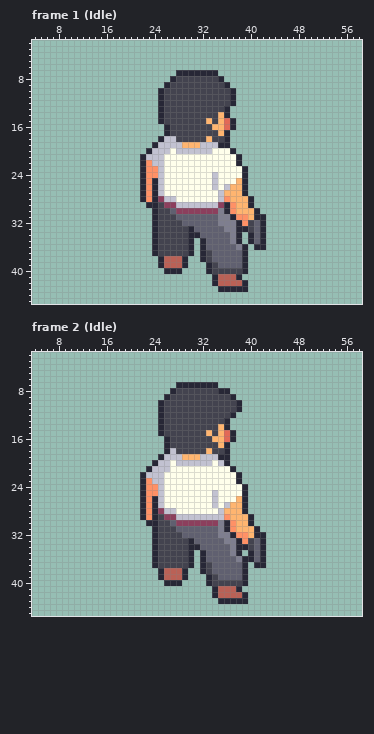
One commit to this pixel-art file: ASSETS_AND_ASSEPRITE_FILES/Characters/surjo.aseprite. The picture above was drawn from the file before the commit.
64x64 pixels, 26 frames. Shown: frame 1 (Idle): x 4..58, y 2..45; frame 2 (Idle): x 4..58, y 2..45. The commit also changed other frames, which this record leaves out.
Once edited:
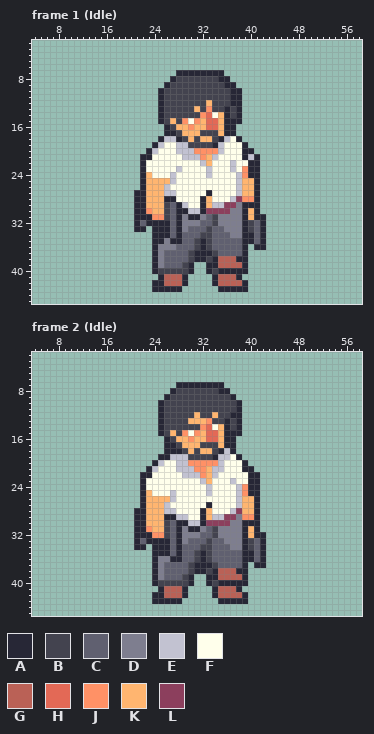
Palette (. is transparent): A #272736  B #43434f  C #606070  D #7e7e8f  E #c2c2d1  F #ffffeb  G #ba6156  H #e36956  J #ff9166  K #ffb570  L #8c3f5d
Change:
layer "Layer 4" now shown
layer "Layer 3" now shown
layer "Layer 1" now shown
Changed rows in their new state; - is an unchanged pixel.
Frame 1 (Idle), layers "Layer 1", "Layer 3", "Layer 4":
first column x 21:
 7 --------------A------
 8 ---------------A-----
 9 ----------------A----
10 -----------------A---
11 -----------------A---
12 ------------K----A---
13 ----------K-J---BA---
14 -----------JHF--BA---
15 ------K-JFJKHH-A-A---
16 -------KKJKKHH-A-----
17 ------A-KKK-----A----
18 -------A-K-K--AEFA---
19 -----FF-EBBBBAEFFFA--
20 ----FF----JJJJE-FFAA-
21 --AFF---EEEJKE---FAEA
22 --FFF------EK---EFFAA
23 --FFF--E----E---E-JAA
24 --KFF-E-----EF---EJAA
25 --KKKKE------F---EKKA
26 --KKKE-------F-FFEKKA
27 A-KKKEE-----A-FFFEKKA
28 A-KKKAA----AK-FFELJJA
29 AAKKKBCA-FFAK-ELLDA-A
30 AAJKK--AAEEA--LLDDA--
31 AAAJJ-CADAAD-B--DDA--
32 ACA-AACADDD--B---DA--
33 AA--AACADC--B----D---
34 ----AACACCCBB----DA--
35 ----ADAACCB-B---CCA--
36 ----DDDCCCB-B----C---
37 ----DCCCCBA-AB-------
38 ---ADCCCCBA--AGGGA---
39 ---ADCCCBA---AGGGG---
40 ---ABBBBBA----AAAA---
41 ----AGGGA------------
42 ---AAGGGA------------
43 ---AAAAA-------------
Frame 2 (Idle), layers "Layer 1", "Layer 3", "Layer 4":
first column x 35:
 7 A
first column x 21:
12 ----------K--K---A---
13 ---------KKKJ---BA---
14 -----------JHF--BA---
15 ------K-JFJKHH-A-A---
16 -------KKJKKHH-A-----
17 ------A-KKK-----A----
18 ------AA-K-K--AEA----
19 -----A--EBBBBAEEFA---
20 -----F---JJJJJ-FFFA--
21 ----FF-EEEJJKEE-FFAA-
22 --AFF---EEEJKE---FFAA
23 --FFF------EK---EFFAA
24 --FFF-------E----EJAA
25 --KFF-E-----EF---EJAA
26 --KKKKE------F---EKKA
27 --KKKE------AF-FFEKKA
28 A-KKK------AK-FFELKKA
29 A-KKKAA--FFAK--LLDJJA
30 AAKKK--AAEEA--LLDDA-A
31 AAJKK-CADAAD-B-DDDA--
32 AAAJJ-CADDD--B--DDA--
33 ACA-AACADC--B----DA--
34 AA--AACACCCBB----D---
35 ----AACACCB-B---CCA--
36 ----DDAACCB-B----C---
37 ----DCCCCBA-AB-------
38 ---ADCCCCBA--AGGGA---
39 ---ADCCCBA---AGGGG---
40 ---ABBBBBA----AAAA---
41 ----AGGGA------------
42 ---AAGGGA------------
43 ---AAAAA-------------
Changed places in both pictures, as pixel boxes (x1, y1, x2, y2):
changed: (134, 70, 260, 292)
added: (218, 382, 224, 388)
changed: (134, 412, 260, 604)
